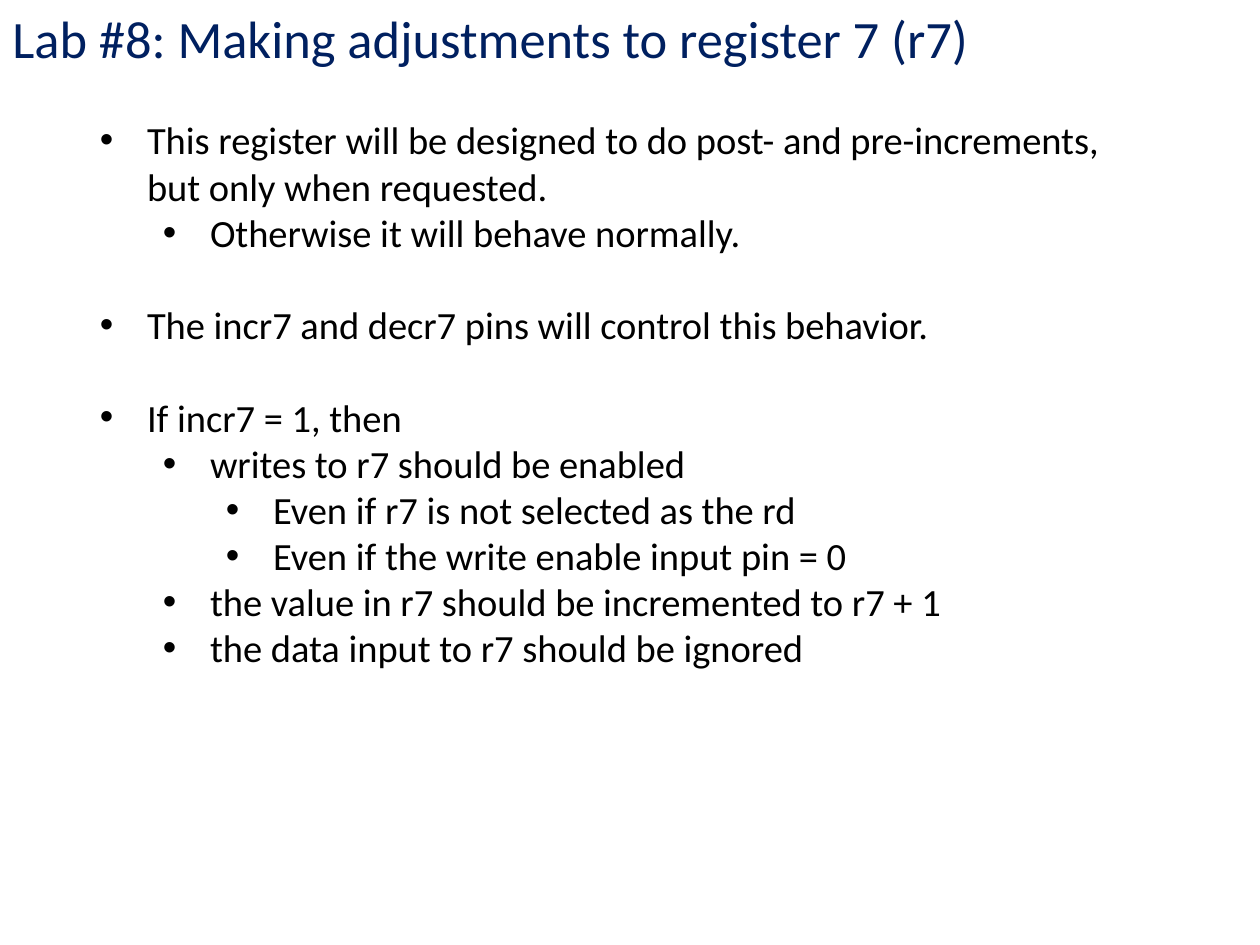
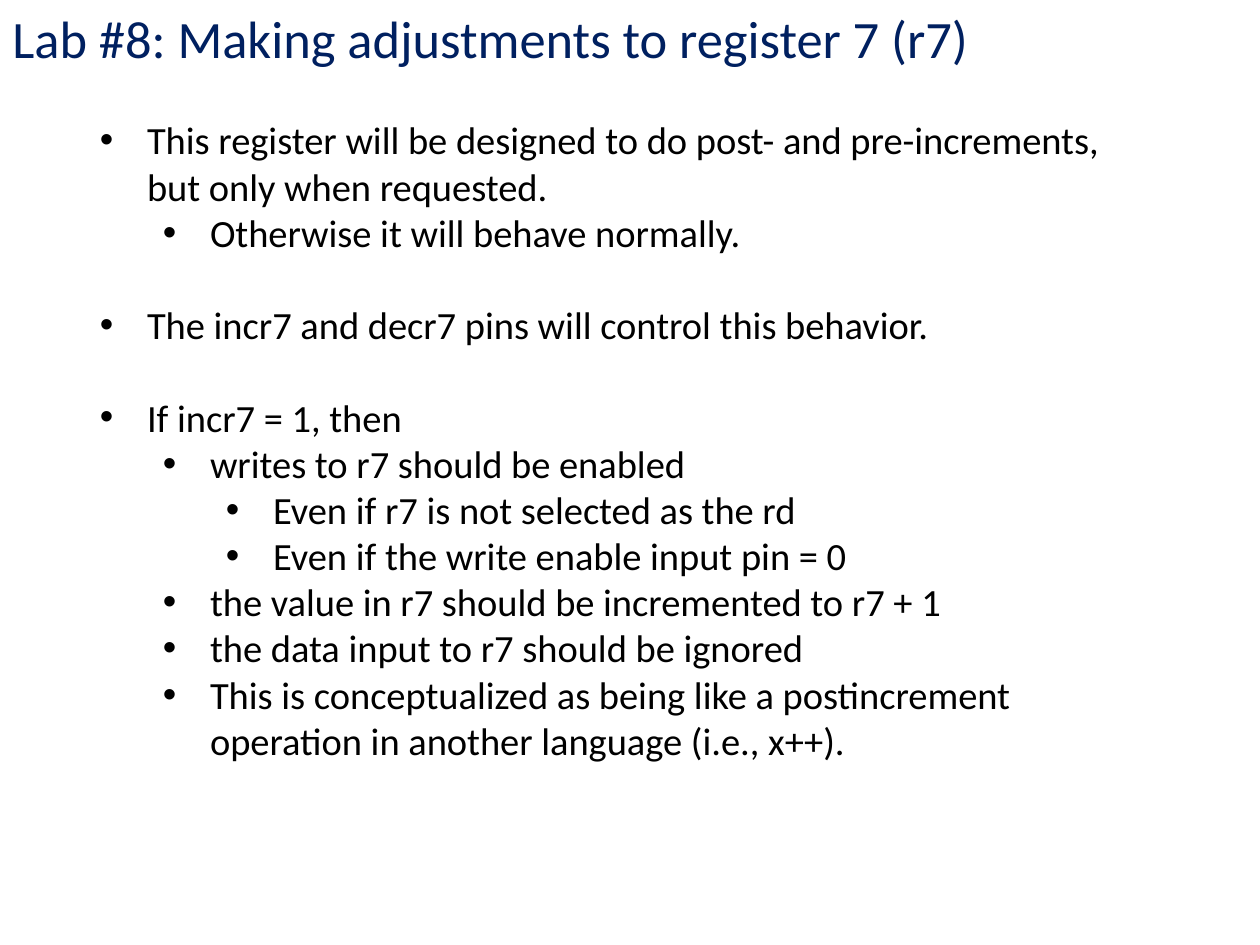
Before and after one commit to kc13/CS447JB, a slide deck: slide 8 of cs447jb_rec6_mar30_and_apr2.pptx. Drawn at 1260x945 pixels with LibreOffice and Linux fonts; fonts in the diff are those of the drawing. Boxes give left, top, right and bottom in pixels: in the first picture for what was removed or moved away, otherwise in the second. Text is boxed around its words. In the diff, an @@ line names an element or a change of style, - is before the commit and + after.

Commit message:
updated

```diff
--- a/cs447jb_rec6_mar30_and_apr2.pptx
+++ b/cs447jb_rec6_mar30_and_apr2.pptx
@@ text at (210, 682, 1010, 762): paragraph added @@
+  • This is conceptualized as being like a postincrement operation in another language (i.e., x++).
```
